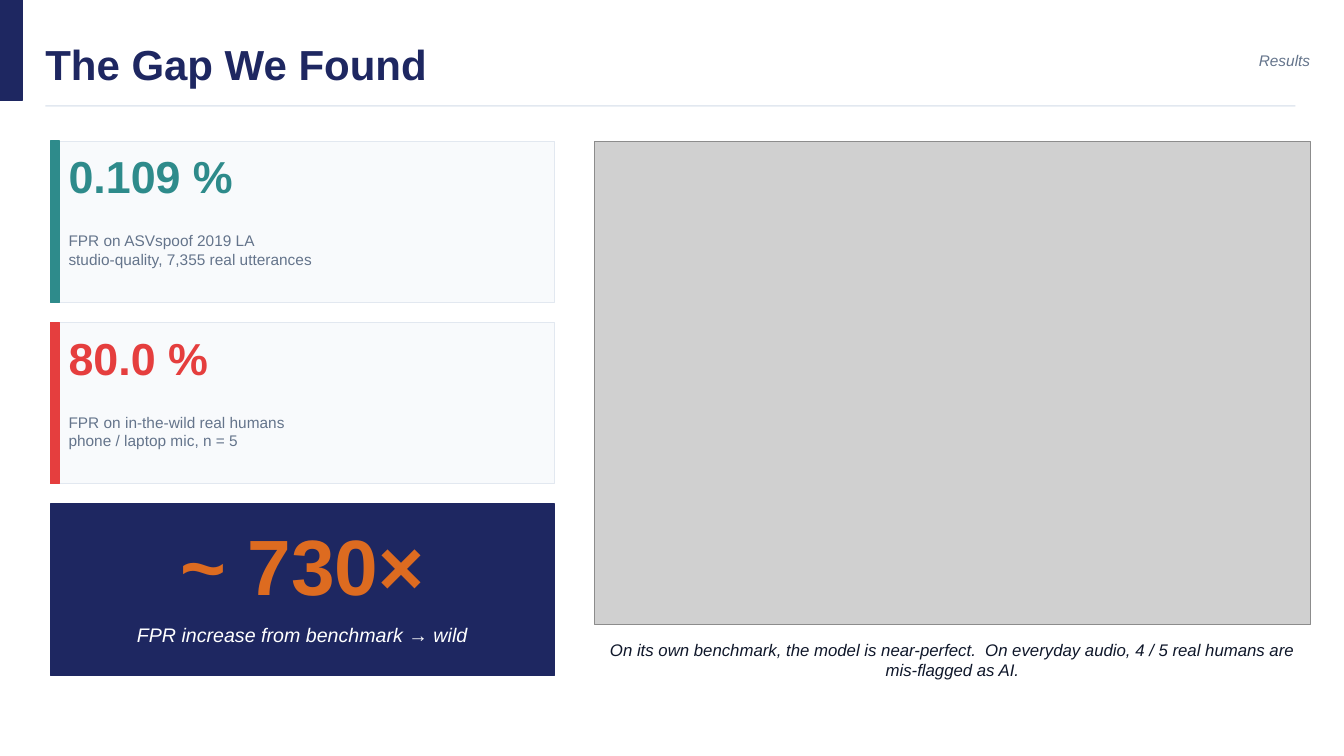
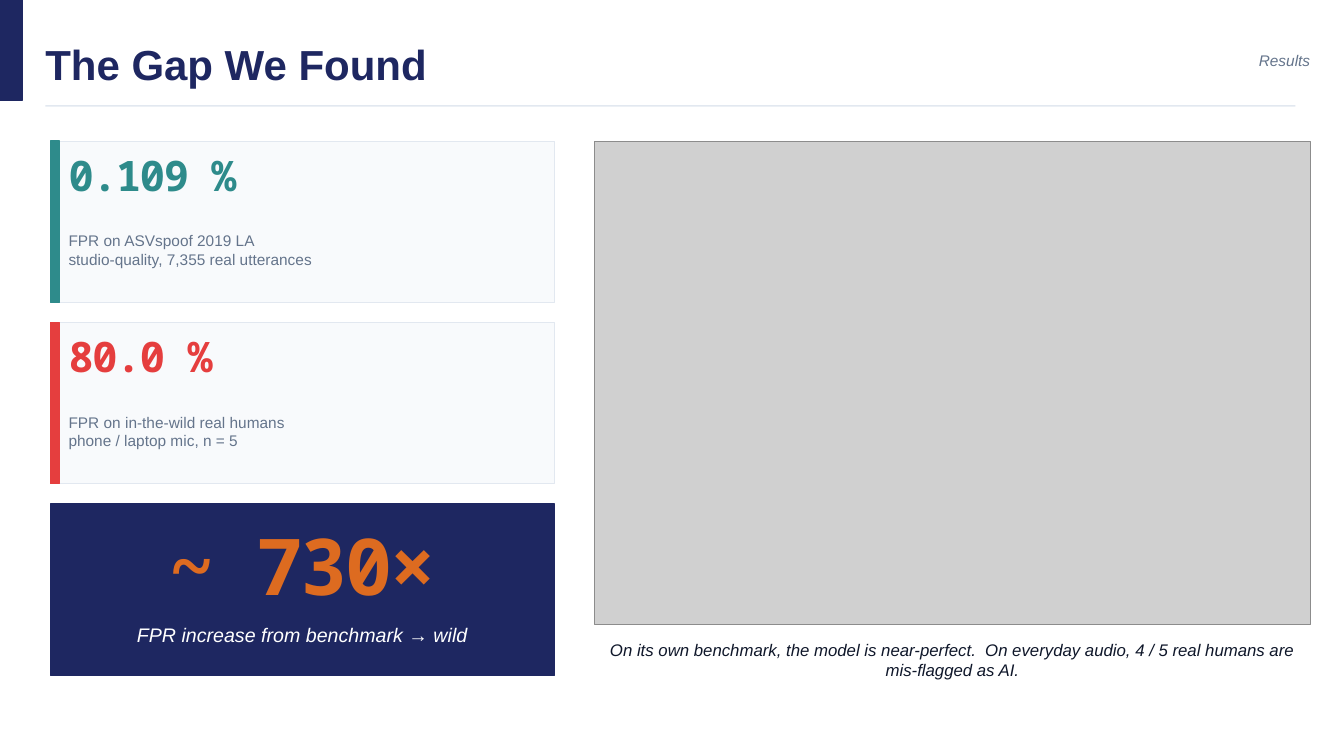
Before and after one commit to if212/Voice-Guard, a slide deck: slide 9 of slides/VoiceGuard - Final Presentation.pptx. Drawn at 1344x756 pixels with LibreOffice and Linux fonts; fonts in the diff are those of the drawing; grey boxes stand for pictures. Boxes give left, top, right and bottom in pixels: in the first picture for what was removed or moved away, otherwise in the second. Text is boxed around its words. In the diff, an @@ line names an element or a change of style, - is before the commit and + after.

```diff
--- a/slides/VoiceGuard - Final Presentation.pptx
+++ b/slides/VoiceGuard - Final Presentation.pptx
@@ text "0.109 %" at (x1=69, y1=160, x2=189, y2=192): size 32 to 30 pt, font Arial to Noto Sans Mono, letter spacing 0 to -1 pt @@
@@ text "80.0 %" at (x1=69, y1=341, x2=166, y2=373): size 32 to 30 pt, font Arial to Noto Sans Mono, letter spacing 0 to -1 pt @@
@@ text "~ 730×" at (x1=257, y1=538, x2=437, y2=596): font Arial to Noto Sans Mono, letter spacing 0 to -2 pt @@
```
Also in this commit, not shown: 3 other slides changed, 1 other file.
